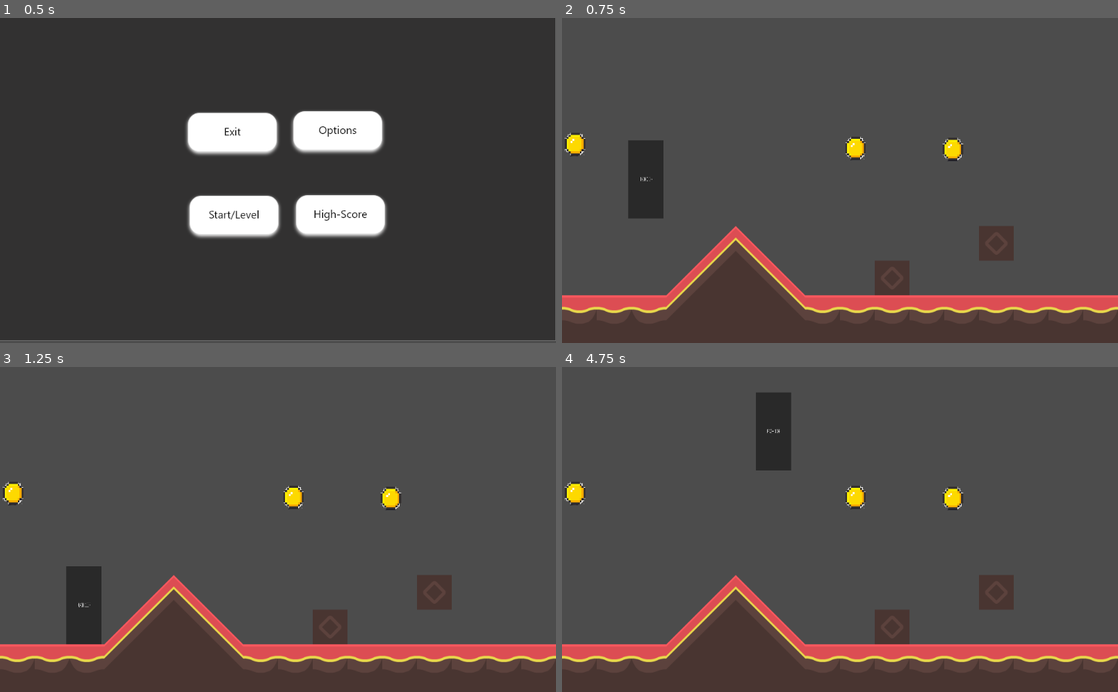
Above: before the commit, frames 1-4 (two rows, left to right).
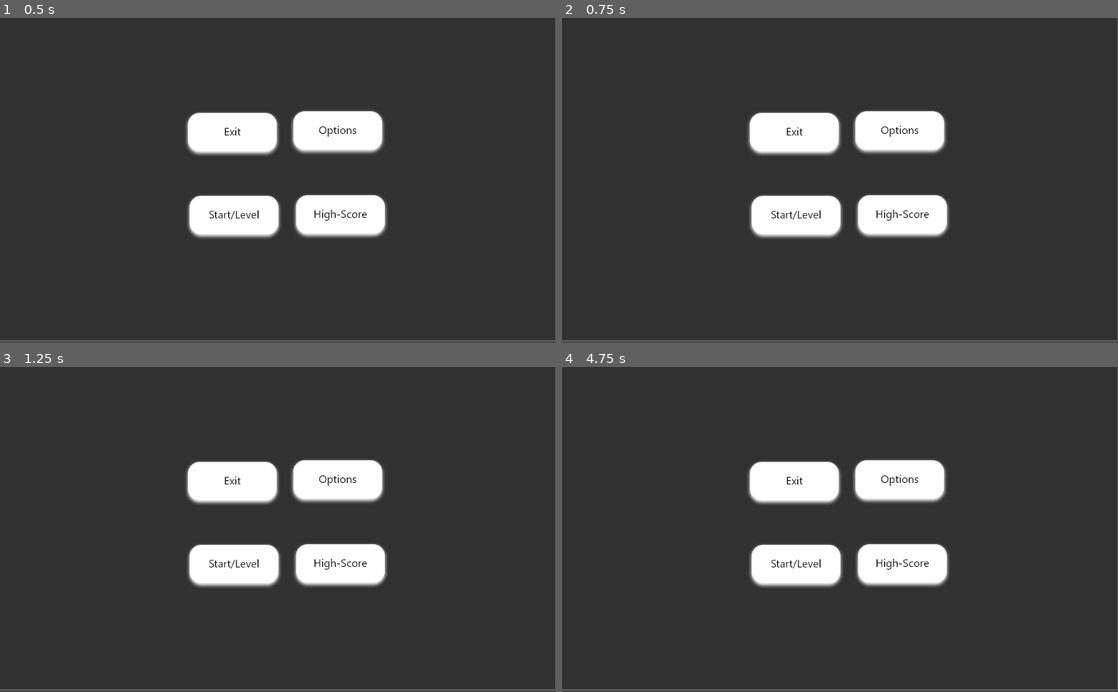
Above: after the commit, the same moments.

Repository: INF19IT2/2d-Jump-n-Run-SE
Game: Godot game, scene res://Scenes/MainScene/MainScene.tscn
Two runs of this game, one before a commit and one after it. Both use one fixed random seed, a clock stepped at 60 frames per second and the inputs below.
Inputs (mouse positions are in pixels of both pictures, inside the frame that each line leads up to):
- Up to frame 1 (0.5 s): no input
- Up to frame 2 (0.75 s): click (795, 216) at 0.5 s
- Up to frame 3 (1.25 s): no input
- Up to frame 4 (4.75 s): click (795, 565) at 1.27 s; click (901, 565) at 2.02 s; click (901, 480) at 2.77 s; tap Enter at 3.5 s; hold D (move_right) from 3.53 s (still down); tap W (move_up) at 3.77, 4.52 s

Frame 1 is identical in both runs. In frame 2, 87% of the frame differs, in the area x 0-100%, y 0-100%; in frame 3, 87%; in frame 4, 88%.

Commit message:
Dummy is able to move and take damage

Diff:
--- a/2d-Jump-n-Run-SE/Scenes/First_Level/First_Level.tscn
+++ b/2d-Jump-n-Run-SE/Scenes/First_Level/First_Level.tscn
@@ -1,9 +1,10 @@
-[gd_scene load_steps=5 format=2]
+[gd_scene load_steps=6 format=2]
 
 [ext_resource path="res://Scenes/First_Level/first_level_tileset.tres" type="TileSet" id=1]
 [ext_resource path="res://Scenes/PauseMenu/PaueMenu.tscn" type="PackedScene" id=2]
 [ext_resource path="res://Scenes/Objects/Player.tscn" type="PackedScene" id=3]
 [ext_resource path="res://Scenes/Objects/Collectable.tscn" type="PackedScene" id=4]
+[ext_resource path="res://Scenes/Objects/Dummy.tscn" type="PackedScene" id=5]
 
 [node name="Node2D" type="Node2D"]
 
@@ -41,3 +42,6 @@
 
 [node name="Collectable3" parent="." instance=ExtResource( 4 )]
 position = Vector2( 24.2465, 234.507 )
+
+[node name="KinematicBody2D" parent="." instance=ExtResource( 5 )]
+position = Vector2( 801, 310 )
